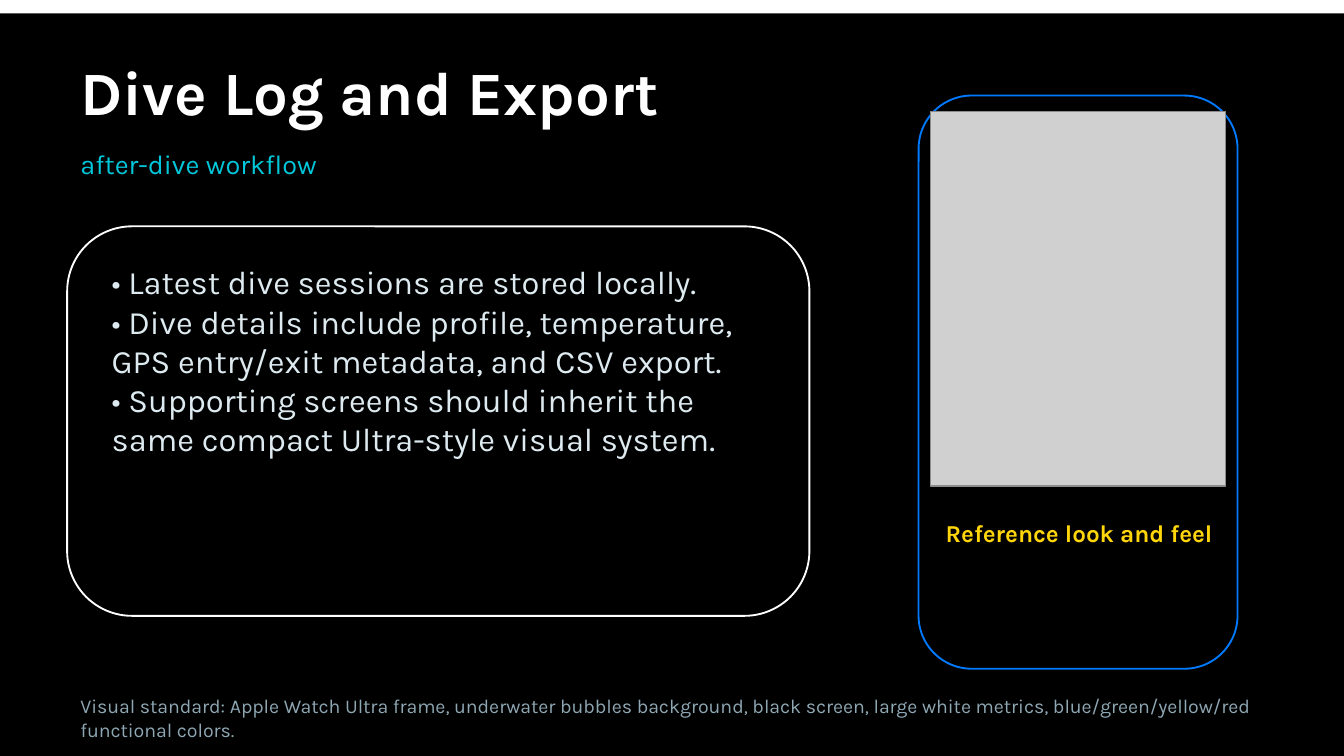
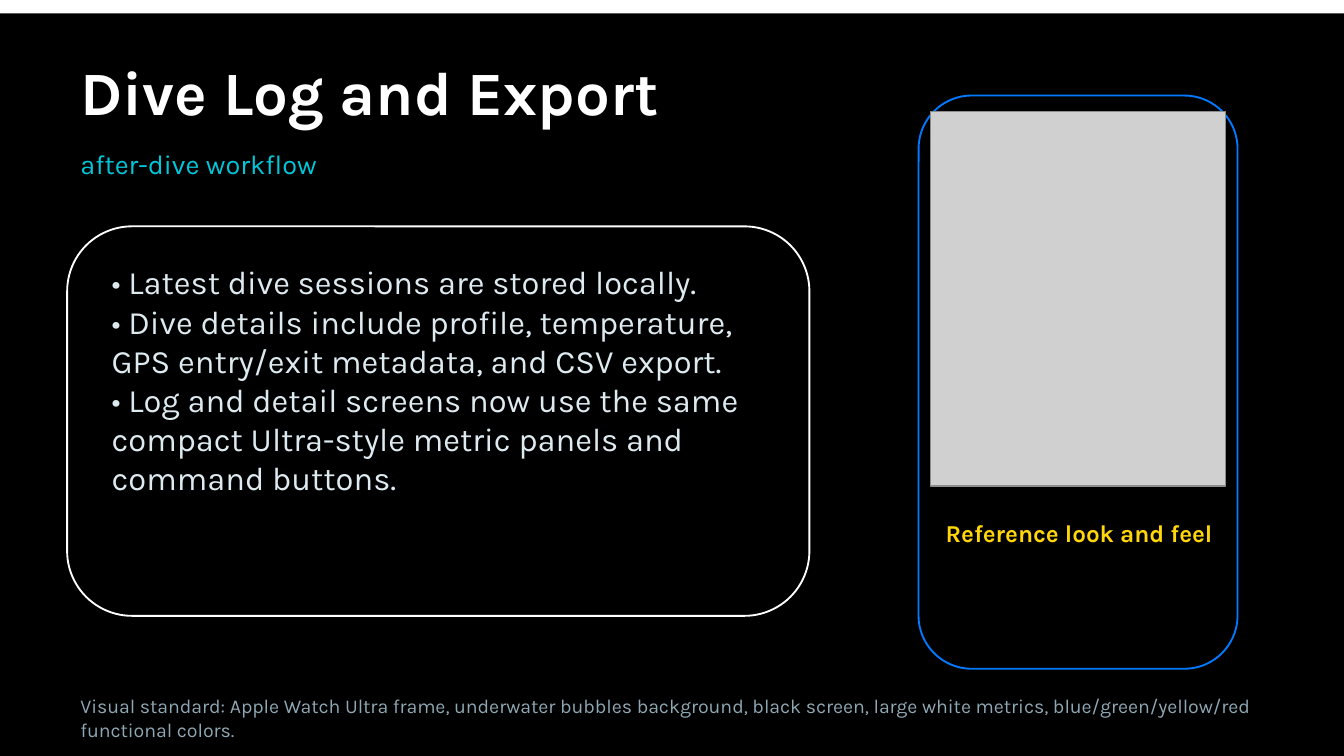
Before and after one commit to egopfe/DirDiving-App, a slide deck: slide 6 of DIR_DIVING_Project_Presentation.pptx. Drawn at 1344x756 pixels with LibreOffice and Linux fonts; fonts in the diff are those of the drawing; grey boxes stand for pictures. Boxes give left, top, right and bottom in pixels: in the first picture for what was removed or moved away, otherwise in the second. Text is boxed around its words. In the diff, an @@ line names an element or a change of style, - is before the commit and + after.

```diff
--- a/DIR_DIVING_Project_Presentation.pptx
+++ b/DIR_DIVING_Project_Presentation.pptx
@@ text at [112, 389, 738, 491]: text changed @@
-• Supporting screens should inherit the same compact Ultra-style visual system.
+• Log and detail screens now use the same compact Ultra-style metric panels and command buttons.
```
Also in this commit, not shown: 3 other slides changed, 3 other files.
